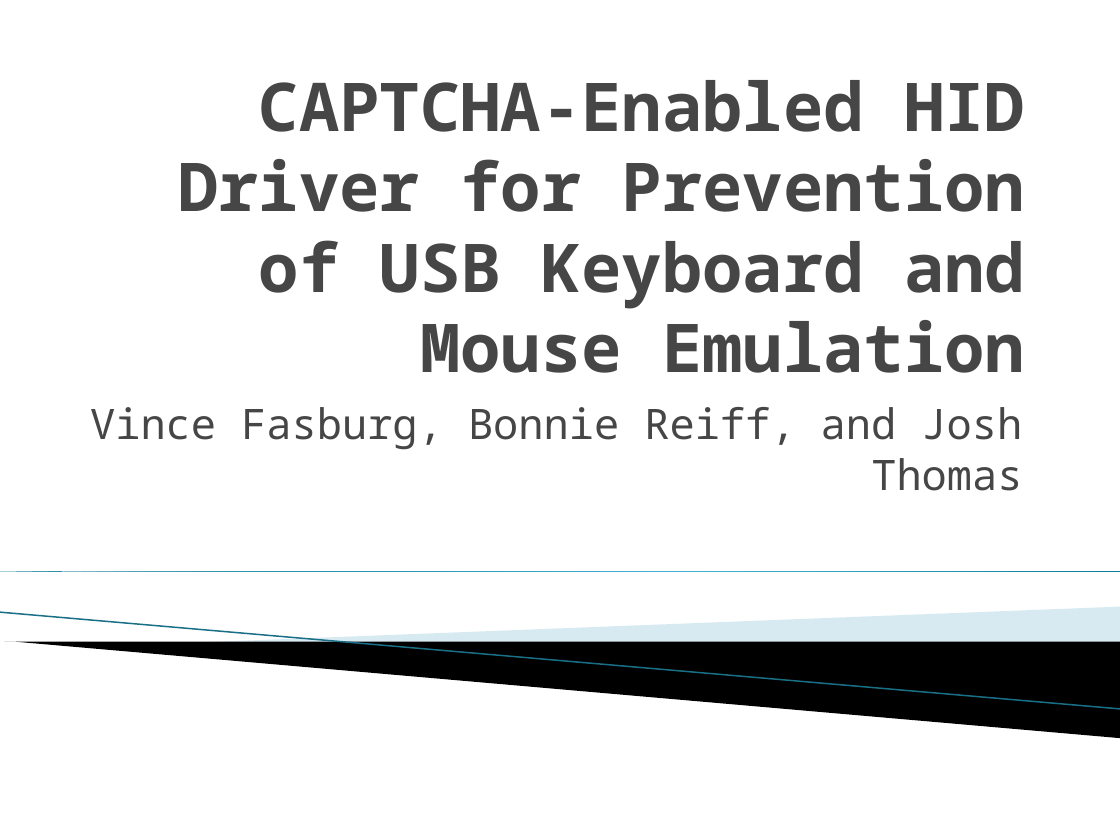
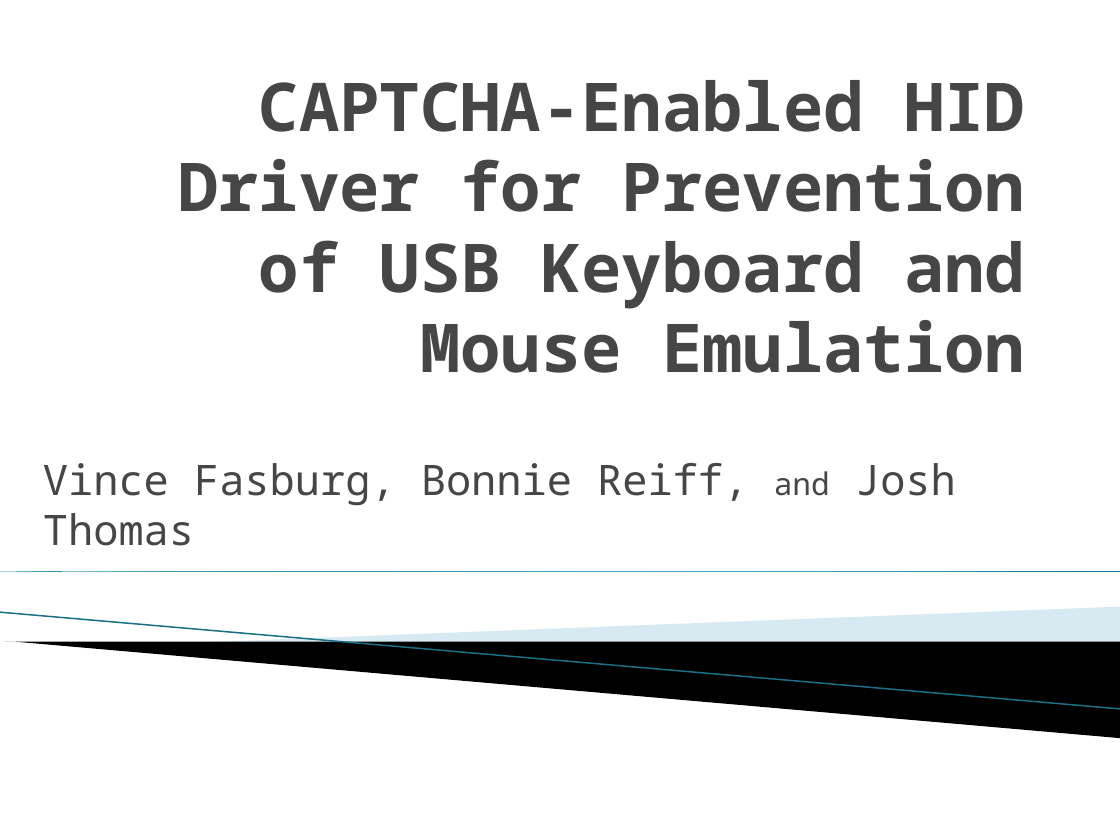
Before and after one commit to vfasburg/cse_825, a slide deck: slide 1 of Project/Final_Project_Presentation_Fasburg_Reiff_Thomas.pptx. Drawn at 1120x840 pixels with LibreOffice and Linux fonts; fonts in the diff are those of the drawing; background and template pictures are left out. Boxes give left, top, right and bottom in pixels: in the first picture for what was removed or moved away, otherwise in the second. Text is boxed around its words. In the diff, an @@ line names an element or a change of style, - is before the commit and + after.

```diff
--- a/Project/Final_Project_Presentation_Fasburg_Reiff_Thomas.pptx
+++ b/Project/Final_Project_Presentation_Fasburg_Reiff_Thomas.pptx
@@ subtitle "Vince Fasburg, Bonnie Reiff, and ...": place and size @@
-subtitle "Vince Fasburg, Bonnie Reiff, and ..." at <box>90,407,1022,491</box>
+subtitle "Vince Fasburg, Bonnie Reiff, and ..." at <box>43,463,956,546</box>
@@ subtitle "Vince Fasburg, Bonnie Reiff, and ..." at <box>43,463,956,546</box>: size 27 to 20 pt in "and"; alignment right to left @@
```
Also in this commit, not shown: 11 other slides changed, 3 slides added, 2 slides removed.
